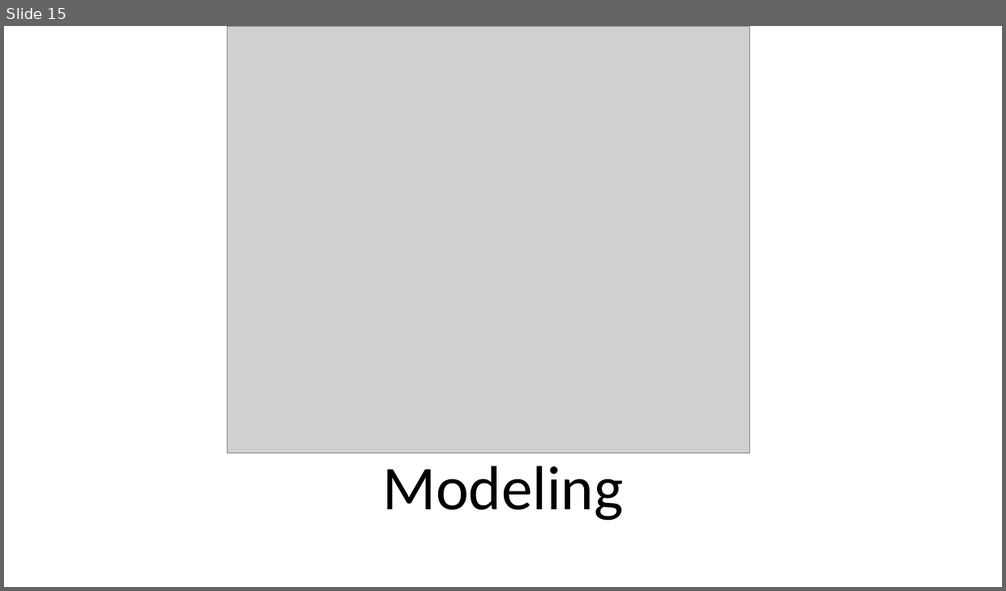
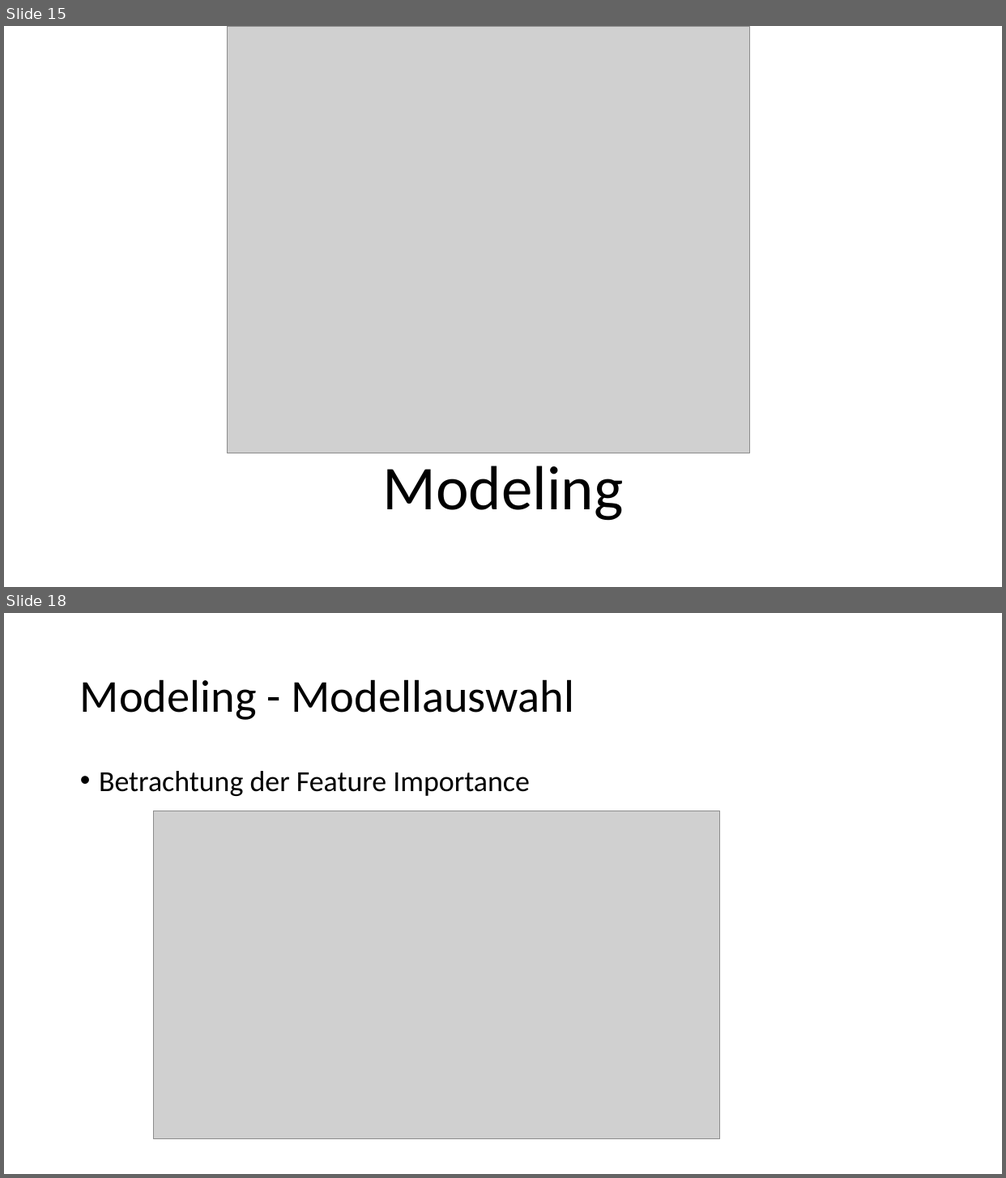
Before and after one commit to Flitschi7/big-data-management, a slide deck: Dokumentation HHZ Rocket Project.pptx. Shown one above the other, each under a label of ours: slide 15 before the commit, slides 15 and 18 after it; the slides between them are not shown. The pictures are 1006x591 and 1006x1178 pixels, drawn with LibreOffice and Linux fonts; fonts in the diff are those of the drawing; grey boxes stand for pictures. Boxes give left, top, right and bottom in pixels: in the first picture for what was removed or moved away, otherwise in the second. Text is boxed around its words. In the diff, an @@ line names an element or a change of style, - is before the commit and + after.

```diff
--- a/Dokumentation HHZ Rocket Project.pptx
+++ b/Dokumentation HHZ Rocket Project.pptx
@@ slide 18 added at bbox=[4, 613, 1002, 1174], background #FFFFFF @@
@@ title added at bbox=[80, 679, 573, 720], 44 pt, text #000000 @@
+Modeling - Modellauswahl
@@ text added at bbox=[99, 771, 530, 796], 28 pt, text #000000 @@
+• Betrachtung der Feature Importance
@@ picture added at bbox=[154, 811, 720, 1139] @@
```
Also in this commit, not shown: 4 other slides added, 1 slide removed, 1 other file.
